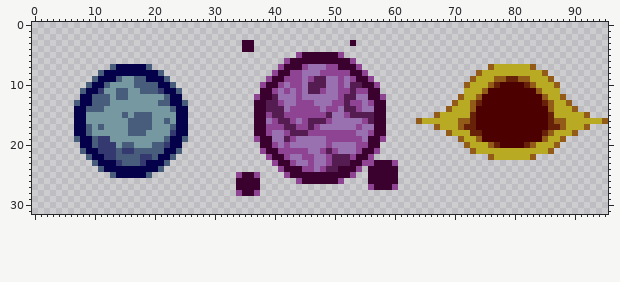
Sprite sheet: resources/gfx/buffs/the_moon.png. That is the earlier state.
The file is 96x32 pixels.
New version:
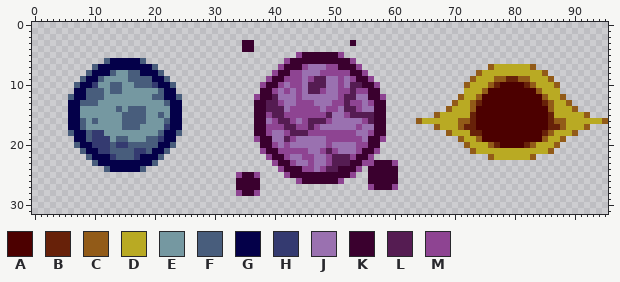
Palette (. is transparent): A #4c0000  B #672109  C #925b18  D #b9aa23  E #7598a1  F #485d7c  G #040049  H #343a70  J #9a71b0  K #3a002e  L #551c52  M #8e4492
Difference:
The edit turns colour F into colour E in row 9 at x 14; in row 10 at x 12; in row 11 at x 15 and 18 to 20; in row 12 at x 12 and 14 to 15; in row 13 at x 11 to 12 and 21; in row 14 at x 9 to 11.
The edit turns colour F into colour E in rows 15 to 16 at x 19; in row 17 at x 9, 11 and 18 to 19; in row 18 at x 16 to 18.
The edit turns colour G into colour E in row 8 at x 14 to 15; in row 9 at x 12 to 13; in row 10 at x 11; in rows 14 to 15 at x 8.
There is now colour F in row 6 at x 12 and 18; in row 7 at x 10 and 20; in row 8 at x 9; in row 9 at x 8; in row 10 at x 7; in row 12 at x 6.
There is now colour F in row 18 at x 6; in row 20 at x 7.
The edit turns colour E into colour F in row 9 at x 16; in row 10 at x 13 to 14; in row 11 at x 13; in row 12 at x 20 to 21; in row 14 at x 14 and 16 to 18; in row 15 at x 16 and 21.
The edit turns colour E into colour F in row 16 at x 10 and 15; in row 17 at x 15; in row 18 at x 21; in row 19 at x 14 to 15 and 19 to 20; in row 20 at x 17 to 19.
The edit turns colour G into colour F in row 8 at x 13 and 16 to 17; in row 9 at x 11 and 19; in row 11 at x 9 to 10; in row 12 at x 9 and 24; in row 13 at x 8 to 9; in rows 16 to 17 at x 8.
The edit turns colour G into colour F in row 18 at x 24; in row 19 at x 9; in row 20 at x 23; in row 21 at x 22; in row 22 at x 21; in row 23 at x 20.
The edit turns colour G into colour F in row 24 at x 12 and 18.
The edit turns colour H into colour F in row 11 at x 11 and 21; in row 20 at x 13; in row 21 at x 13 and 15 to 16.
There is now colour G in row 6 at x 13 to 17; in row 7 at x 11 to 12; in row 8 at x 10; in row 9 at x 9; in row 10 at x 8; in rows 11 to 12 at x 7.
There is now colour G in rows 13 to 17 at x 6.
The edit turns colour E into colour G in rows 15 to 16 at x 23; in row 18 at x 22.
The edit turns colour F into colour G in row 7 at x 13 and 19; in row 8 at x 11; in row 9 at x 10; in row 10 at x 9; in row 11 at x 8; in row 12 at x 22.
The edit turns colour F into colour G in row 13 at x 7; in row 14 at x 23; in row 17 at x 23; in row 19 at x 7 and 22; in row 20 at x 21; in row 21 at x 20 to 21.
The edit turns colour F into colour G in row 22 at x 20; in row 23 at x 15 to 17.
The edit turns colour H into colour G in row 18 at x 23; in row 20 at x 22; in row 22 at x 12 and 18 to 19; in row 23 at x 14 and 18.
The edit turns colour E into colour H in row 17 at x 22; in row 18 at x 10 to 11; in row 19 at x 21; in row 20 at x 14.
The edit turns colour F into colour H in row 10 at x 20; in row 19 at x 10; in row 20 at x 10 and 15; in row 21 at x 17 to 18; in row 22 at x 17.
The edit turns colour G into colour H in row 10 at x 10.
Colour F is removed in row 11 at x 24; in row 13 at x 25; in row 19 at x 25; in row 21 at x 24; in row 22 at x 23; in row 23 at x 22.
Colour F is removed in row 24 at x 11 and 21; in row 25 at x 13 and 19.
Colour G is removed in rows 14 to 18 at x 25; in rows 19 to 20 at x 24; in row 21 at x 23; in row 22 at x 22; in row 23 at x 21; in row 24 at x 19 to 20.
Colour G is removed in row 25 at x 14 to 18.
Changed places in both pictures, as pixel boxes (x1, y1, x2, y2):
changed: (68, 58, 188, 178)
